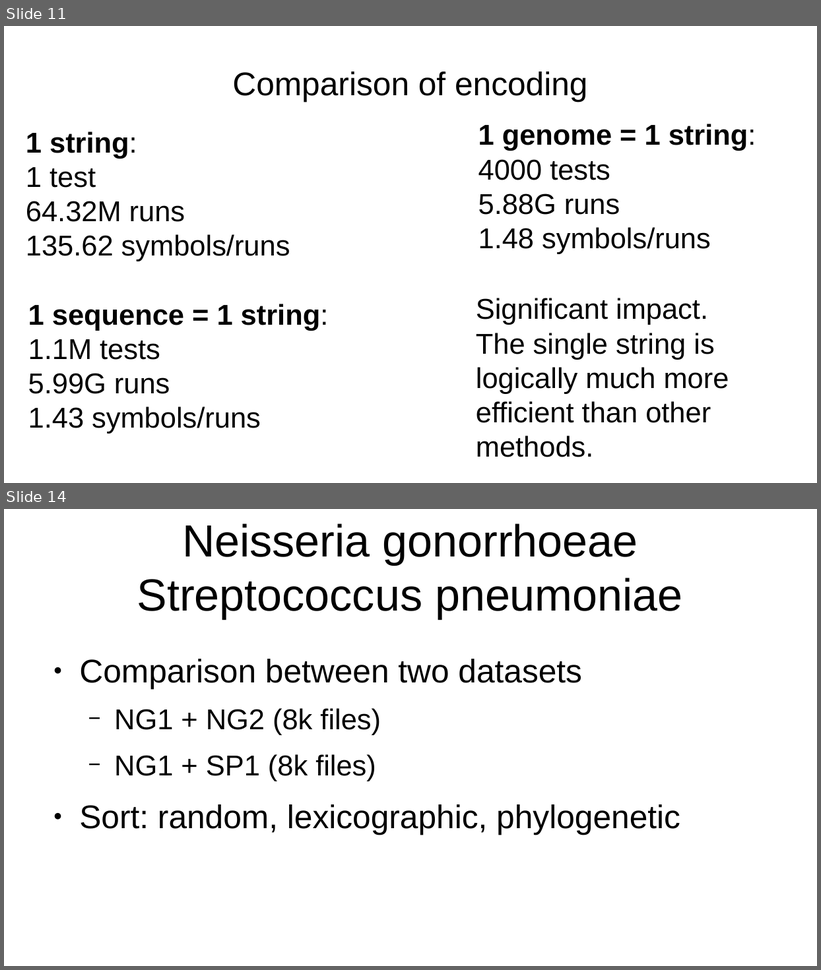
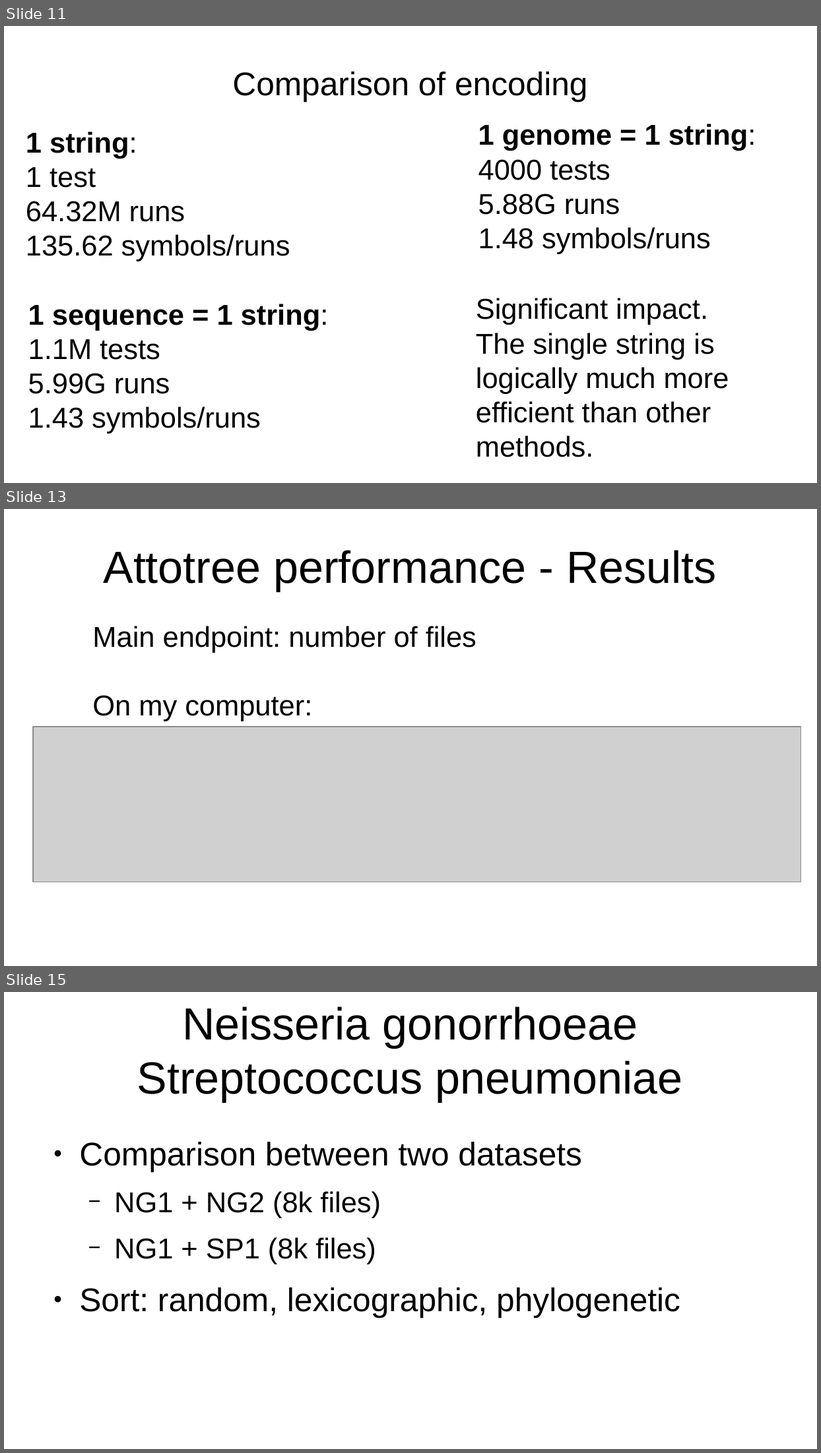
Before and after one commit to AntaoA/Amory_BWT_M1_project_Bioinfo, a slide deck: Diapo.odp. Shown one above the other, each under a label of ours: slides 11 and 14 before the commit, slides 11, 13 and 15 after it; the slides between them are not shown. The pictures are 821x970 and 821x1453 pixels, drawn with LibreOffice and Linux fonts; fonts in the diff are those of the drawing; grey boxes stand for pictures. Boxes give left, top, right and bottom in pixels: in the first picture for what was removed or moved away, otherwise in the second. Text is boxed around its words. In the diff, an @@ line names an element or a change of style, - is before the commit and + after.

```diff
--- a/Diapo.odp
+++ b/Diapo.odp
@@ slide 13 added at (x1=4, y1=509, x2=817, y2=966), background #FFFFFF @@
@@ title added at (x1=104, y1=550, x2=717, y2=591), 44 pt, text #000000 @@
+Attotree performance - Results
@@ text added at (x1=92, y1=626, x2=477, y2=722), 28 pt, text #000000 @@
+Main endpoint: number of files
+On my computer:
@@ picture added at (x1=33, y1=727, x2=801, y2=883) @@
@@ what was slide 14 is now slide 15 @@
```
Also in this commit, not shown: 2 slides changed, 5 other slides added, 12 other files.
